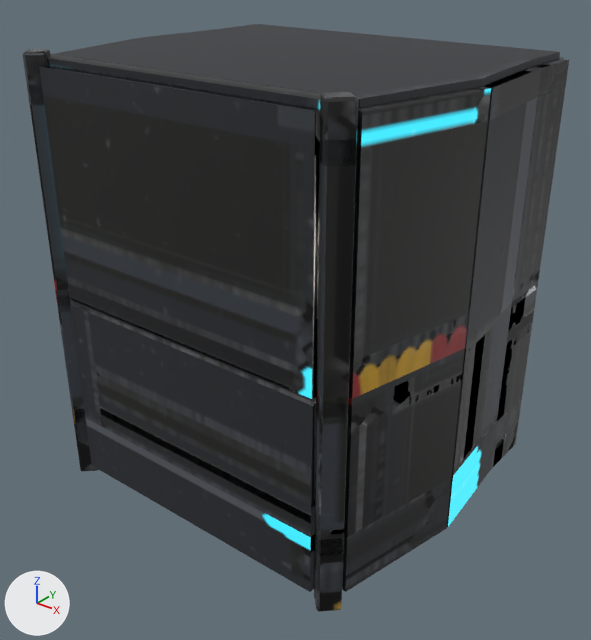
The glTF model assets/models/cockpit_cab/cockpit_cab.gltf as it was, and as the next commit left it.
Both versions are drawn from a 50 mm camera at (2.36, -2.97, 2.6) aimed at (0.07, -0.11, 0.83). The axes (+X, +Y, +Z) are drawn at lower left. The lights are the same throughout. The first picture is the older version. Where no turn or scale is listed for an object, it has been applied to the vertices. Vertices at exactly the same position are counted once.

The older version as bpy lines, for what is in view:
```python
me_inner_ramp_1_cabin = bpy.data.meshes.new('INNER_ramp_1_cabin')
me_inner_ramp_1_cabin.from_pydata(...)  # 832 vertices, 1600 faces; spans x -0.81..0.81, y 0.04..0.32, z 0.08..2.16
me_inner_ramp_1_cabin.materials.append(mat_cockpit_cabin)
me_pod_cabin = bpy.data.meshes.new('pod_cabin')
me_pod_cabin.from_pydata(...)  # 8491 vertices, 16486 faces; spans x -0.99..0.99, y -0.87..0.79, z -0.05..2.11
me_pod_cabin.materials.append(mat_cockpit_cabin)
ob_inner_ramp_1_cabin = bpy.data.objects.new('INNER_ramp_1_cabin', me_inner_ramp_1_cabin)
ob_inner_ramp_1_cabin.location = (0.0, -0.88, -0.08)
ob_pod_cabin = bpy.data.objects.new('pod_cabin', me_pod_cabin)
ob_pod_cabin.location = (0.0, 0.0, 0.0)
```
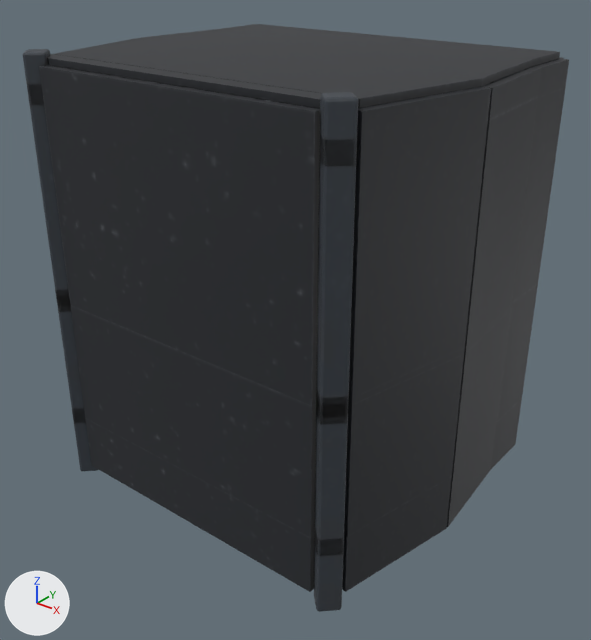
Boxes [x1, y1, x2, y2] around the edits, measured in the pictures (591 x 640 px):
part 1 of me_inner_ramp_1_cabin, surface changed: [39, 57, 322, 589] in both
part 2 of me_pod_cabin, surface changed: [23, 49, 552, 612] in both

Patch to the scene script:
```diff
--- a/assets/models/cockpit_cab/cockpit_cab.gltf.py
+++ b/assets/models/cockpit_cab/cockpit_cab.gltf.py
@@ me_inner_ramp_1_cabin @@
 # used by ob_inner_ramp_1_cabin; location = (0.0, -0.88, -0.08)
-me_inner_ramp_1_cabin.from_pydata(...)  # 832 vertices, 1600 faces; spans x -0.81..0.81, y 0.04..0.32, z 0.08..2.16
+me_inner_ramp_1_cabin.from_pydata(...)  # 5044 vertices, 9736 faces; spans x -0.81..0.81, y 0.04..0.42, z 0.08..2.16
+# me_inner_ramp_1_cabin part 1: 1274 kept faces spanning x -0.81..0.81, y 0.04..0.17, z 0.08..2.16 get new texture (UV) coordinates
+# edits to the shape of me_inner_ramp_1_cabin do not show in these pictures
 me_inner_ramp_1_cabin.materials.append(mat_cockpit_cabin)
@@ me_pod_cabin @@
 me_pod_cabin.from_pydata(...)  # 8491 vertices, 16486 faces; spans x -0.99..0.99, y -0.87..0.79, z -0.05..2.11
 # used by ob_pod_cabin; location = (0.0, 0.0, 0.0)
+# me_pod_cabin part 2: texture (UV) coordinates of 16468 of 16486 faces, centred in x -0.98..0.98, y -0.87..0.79, z -0.05..2.11, changed; they spanned u 0.0..0.99, v 0.0..1.0 and now span u 0.0..1.0, v 0.0..1.0
 me_pod_cabin.materials.append(mat_cockpit_cabin)
```
